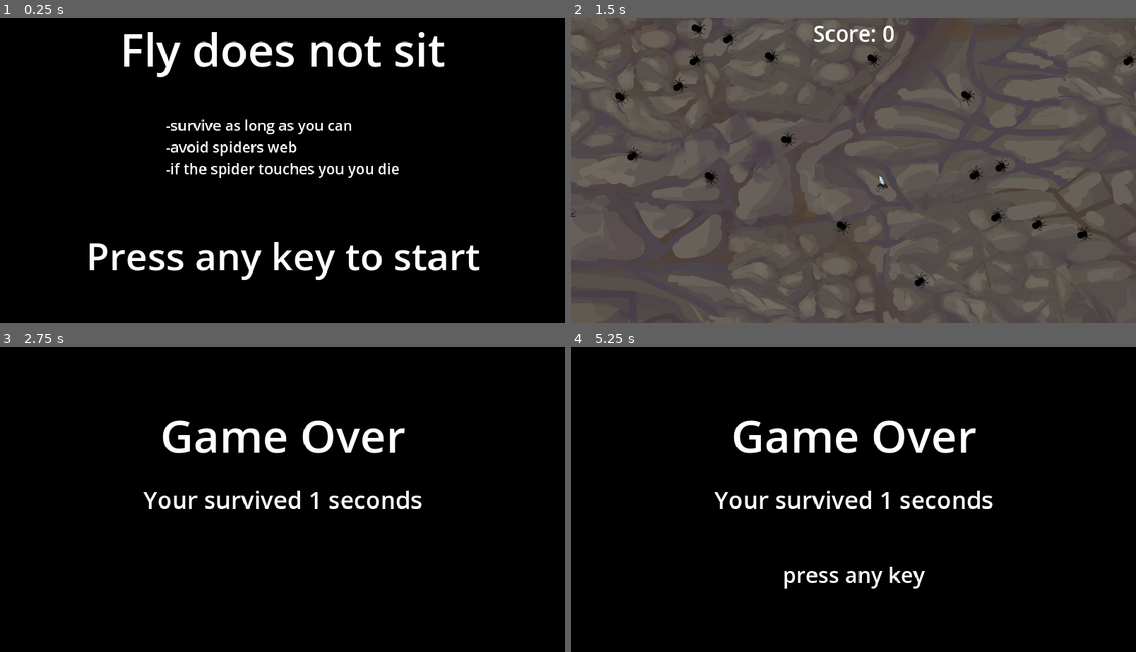
Above: before the commit, frames 1-4 (two rows, left to right).
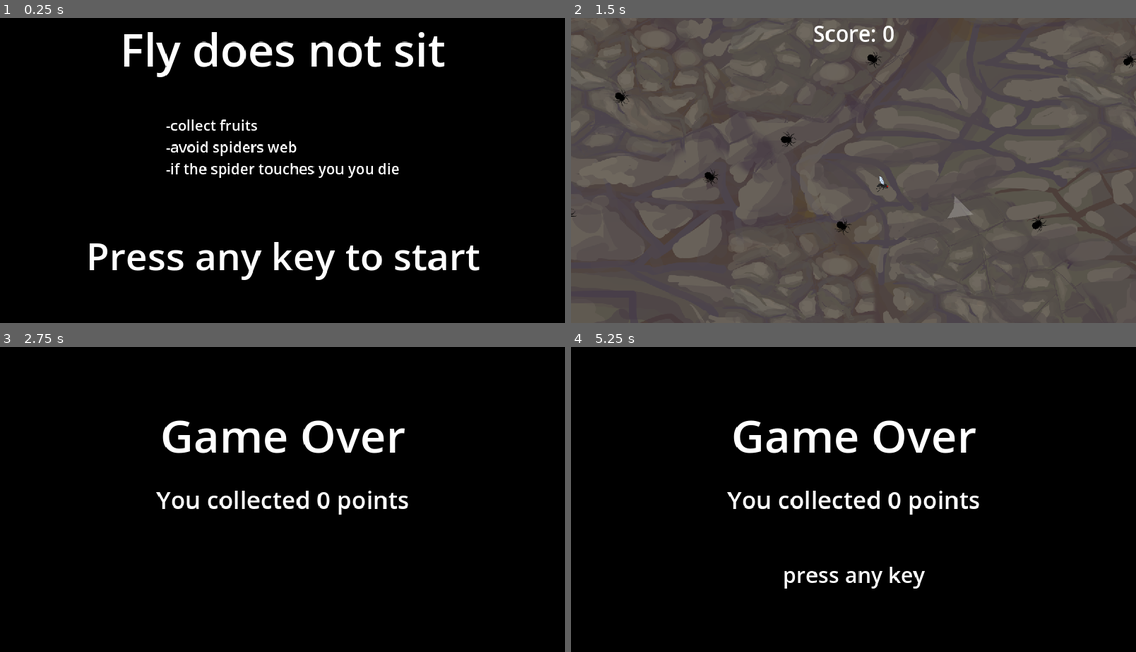
Above: after the commit, the same moments.

Repository: mofcpl/fly-escape
Game: Godot game, scene res://scenes/start.tscn
Two runs of this game, one before a commit and one after it. Both use one fixed random seed, a clock stepped at 60 frames per second and the inputs below.
Inputs:
- Up to frame 1 (0.25 s): no input
- Up to frame 2 (1.5 s): tap Enter at 0.5 s; hold Right (fly_right) 0.53-1.28 s; hold Down (fly_down) from 1.28 s (still down)
- Up to frame 3 (2.75 s): release Down (fly_down) at 2.03 s; hold Right (fly_right) from 2.03 s (still down)
- Up to frame 4 (5.25 s): tap Space at 2.75, 4.25 s; release Right (fly_right) at 2.78 s; hold Up (fly_up) 2.78-3.53 s; tap Enter at 3.5, 5 s; hold Left (fly_left) 3.53-5.03 s; hold Down (fly_down) from 5.03 s (still down)

The runs differ from the first frame. In frame 1, 0.5% of the frame differs, in the area x 30-63%, y 33-39%; in frame 2, 0.8%; in frame 3, 1.4%, in the area x 25-75%, y 47-55%; in frame 4, 1.4%.

Commit message:
add collecting fruits feature

Diff:
--- a/ReferenceRect.gd
+++ b/ReferenceRect.gd
@@ -10,7 +10,7 @@
 	setScore(Global.score)
 
 func setScore(score: int):
-	label_2.text = "Your survived "+ str(score) + " seconds"
+	label_2.text = "You collected "+ str(score) + " points"
 
 
 func _on_timer_timeout():
--- a/Spider2.gd
+++ b/Spider2.gd
@@ -3,7 +3,6 @@
 extends Area2D
 
 @onready var animated_sprite_2d = $AnimatedSprite2D
-
 
 signal netStartSignal
 signal netUpdateSignal
@@ -12,7 +11,6 @@
 const ROTATION_SPEED = PI / 5
 const MAX_DISTANCE = 500
 const MIN_DISTANCE = 100
-
 const WORLD_BOUNDRY = Vector2(3000,1500)
 
 enum Action {
@@ -42,13 +40,11 @@
 	Action.START_MAKING_NET,
 	Action.MOVE_AND_CREATE_WEB,
 	]
-
 var followQueue = [
 	Action.CALCULATE_DIRECTION,
 	Action.TURN,
 	Action.MOVE
 ]
-
 var followMode = false
 var currentState := 0
 var targetPlace: Vector2
--- /dev/null
+++ b/scenes/arrow.tscn
@@ -0,0 +1,11 @@
+[gd_scene load_steps=2 format=3 uid="uid://c4sn8wf1atkjo"]
+
+[ext_resource type="Texture2D" uid="uid://d0wayly6ofwcf" path="res://assets/graphics/strzalka.png" id="1_1itia"]
+
+[node name="Arrow" type="Node2D"]
+
+[node name="Sprite2D" type="Sprite2D" parent="."]
+z_index = 100
+position = Vector2(179, 0)
+rotation = 1.5708
+texture = ExtResource("1_1itia")
--- a/scenes/fly2.gd
+++ b/scenes/fly2.gd
@@ -4,24 +4,19 @@
 
 signal caught_in_net
 
-# Stałe
-const SPEED = 500.0
-const ACCELERATION = 3000.0  # Wartość wygładzająca przyspieszanie
-const FRICTION = 1000.0       # Wartość wygładzająca zwalnianie
-const GRAVITY = 1000.0          # Siła grawitacji
-
+@onready var arrow: Node2D = $Arrow
 @onready var sprite_2d = $AnimatedSprite2D
 
+const SPEED = 500.0
+const ACCELERATION = 3000.0
+const FRICTION = 1000.0
+const GRAVITY = 1000.0
+
 var isStuck: bool = false
-
-func stuck():
-	isStuck = true
-	velocity = Vector2.ZERO  # Natychmiastowe zatrzymanie muchy
-	caught_in_net.emit()
-func notStuck():
-	isStuck = false
+var fruitPosition: Vector2
 
 func _physics_process(delta):
+	updateArrowDirection()
 	var flyMultiplier = 1
 	if (isStuck == true):
 		flyMultiplier = 0.005
@@ -50,3 +45,24 @@
 
 	# Poruszanie muchą
 	move_and_slide()
+
+func updateArrowDirection():
+	arrow.rotation = (fruitPosition - position).normalized().angle()
+	if (position.distance_to(fruitPosition) < 200):
+		disableArrow()
+	else:
+		enableArrow()
+
+func enableArrow():
+	arrow.visible = true
+
+func disableArrow():
+	arrow.visible = false
+
+func stuck():
+	isStuck = true
+	velocity = Vector2.ZERO  # Natychmiastowe zatrzymanie muchy
+	caught_in_net.emit()
+
+func notStuck():
+	isStuck = false
--- a/scenes/fly2.tscn
+++ b/scenes/fly2.tscn
@@ -13,6 +13,7 @@
 [ext_resource type="Texture2D" uid="uid://bxvefdgx63oyf" path="res://assets/graphics/fly/fly0009.png" id="11_fucyy"]
 [ext_resource type="Texture2D" uid="uid://lcgrh6rouji4" path="res://assets/graphics/fly/fly0010.png" id="12_uvrqn"]
 [ext_resource type="AudioStream" uid="uid://bf710w1ixx3jx" path="res://assets/sounds/flies-buzzing-47157.mp3" id="13_1rlv6"]
+[ext_resource type="PackedScene" uid="uid://c4sn8wf1atkjo" path="res://scenes/arrow.tscn" id="14_as5gs"]
 
 [sub_resource type="RectangleShape2D" id="RectangleShape2D_u8is2"]
 size = Vector2(26, 10)
@@ -74,3 +75,5 @@
 [node name="AudioStreamPlayer" type="AudioStreamPlayer" parent="."]
 stream = ExtResource("13_1rlv6")
 autoplay = true
+
+[node name="Arrow" parent="." instance=ExtResource("14_as5gs")]
--- /dev/null
+++ b/scenes/fruit.gd
@@ -0,0 +1,8 @@
+extends Area2D
+
+class_name Fruit
+
+signal harvested(fruit_instance: Fruit)
+
+func _on_body_entered(body: Node2D) -> void:
+	harvested.emit(self)
--- /dev/null
+++ b/scenes/fruit.tscn
@@ -0,0 +1,20 @@
+[gd_scene load_steps=4 format=3 uid="uid://bfen15bwkox0y"]
+
+[ext_resource type="Script" path="res://scenes/fruit.gd" id="1_4i2uv"]
+[ext_resource type="Texture2D" uid="uid://c0eepr8c5ax1y" path="res://assets/graphics/banan.png" id="1_qsenc"]
+
+[sub_resource type="RectangleShape2D" id="RectangleShape2D_8ceqw"]
+size = Vector2(44, 50)
+
+[node name="Fruit" type="Area2D"]
+script = ExtResource("1_4i2uv")
+
+[node name="Sprite2D" type="Sprite2D" parent="."]
+position = Vector2(-6, -7)
+texture = ExtResource("1_qsenc")
+
+[node name="CollisionShape2D" type="CollisionShape2D" parent="."]
+position = Vector2(-6, -7)
+shape = SubResource("RectangleShape2D_8ceqw")
+
+[connection signal="body_entered" from="." to="." method="_on_body_entered"]
--- a/scenes/start.tscn
+++ b/scenes/start.tscn
@@ -33,7 +33,7 @@
 grow_horizontal = 2
 grow_vertical = 2
 theme_override_font_sizes/font_size = 31
-text = "-survive as long as you can
+text = "-collect fruits
 -avoid spiders web
 -if the spider touches you you die"
 
--- a/scenes/world.gd
+++ b/scenes/world.gd
@@ -1,22 +1,33 @@
 extends Node2D
-
-const MAP_SIZE = Vector2(3000, 1500)
-const SPIDERS_NUMBER = 100
-
-var SpiderScene = preload("res://scenes/spider2.tscn")
-var NetScene = preload("res://scenes/net2.tscn")
 
 @onready var fly_2 = $Fly2
 @onready var hud = $CanvasLayer/HUD
 
+const MAP_SIZE = Vector2(3000, 1500)
+const SPIDERS_NUMBER = 50
+
+var SpiderScene = preload("res://scenes/spider2.tscn")
+var NetScene = preload("res://scenes/net2.tscn")
+var Fruit = preload("res://scenes/fruit.tscn")
+
 func _ready():
 	Global.score = 0
 	fillWithSpiders()
+	var pos = randomPosition(MAP_SIZE.x,MAP_SIZE.y)
+	spawnFruit(pos)
 
 func fillWithSpiders():
 	for n in range(SPIDERS_NUMBER):
 		var pos = randomPosition(MAP_SIZE.x,MAP_SIZE.y)
 		spawnSpider(pos)
+
+func spawnFruit(pos: Vector2):
+	var fruit = Fruit.instantiate()
+	fruit.position = pos
+	add_child(fruit)
+	fruit.connect("harvested", fruitHarvested)
+	fly_2.fruitPosition = fruit.position
+	fly_2.enableArrow()
 
 func randomPosition(maxx, maxy) -> Vector2:
 	var random_position: Vector2
@@ -47,10 +58,13 @@
 	var local_position = spiderFromSignal.currentNet.to_local(spiderFromSignal.position)
 	spiderFromSignal.currentNet.lengthenNet(local_position)
 
-func _on_timer_timeout():
+func fruitHarvested(fruit: Fruit):
+	fly_2.disableArrow()
 	Global.score += 1
 	hud.updateScore(Global.score)
-
+	fruit.queue_free()
+	var pos = randomPosition(MAP_SIZE.x,MAP_SIZE.y)
+	spawnFruit(pos)
 
 func _on_fly_2_caught_in_net():
 	var closestSpider = get_closest_spider()
--- a/scenes/world.tscn
+++ b/scenes/world.tscn
@@ -58,12 +58,8 @@
 limit_smoothed = true
 position_smoothing_enabled = true
 
-[node name="Timer" type="Timer" parent="."]
-autostart = true
-
 [node name="CanvasLayer" type="CanvasLayer" parent="."]
 
 [node name="HUD" parent="CanvasLayer" instance=ExtResource("3_u3ah6")]
 
 [connection signal="caught_in_net" from="Fly2" to="." method="_on_fly_2_caught_in_net"]
-[connection signal="timeout" from="Timer" to="." method="_on_timer_timeout"]
Binary file added: assets/graphics/banan.png
Not shown, added: assets/graphics/banan.png.import
Binary file added: assets/graphics/strzalka.png
Not shown, added: assets/graphics/strzalka.png.import
Not shown: 1 places in scenes/fly2.tscn that only renumber resources
